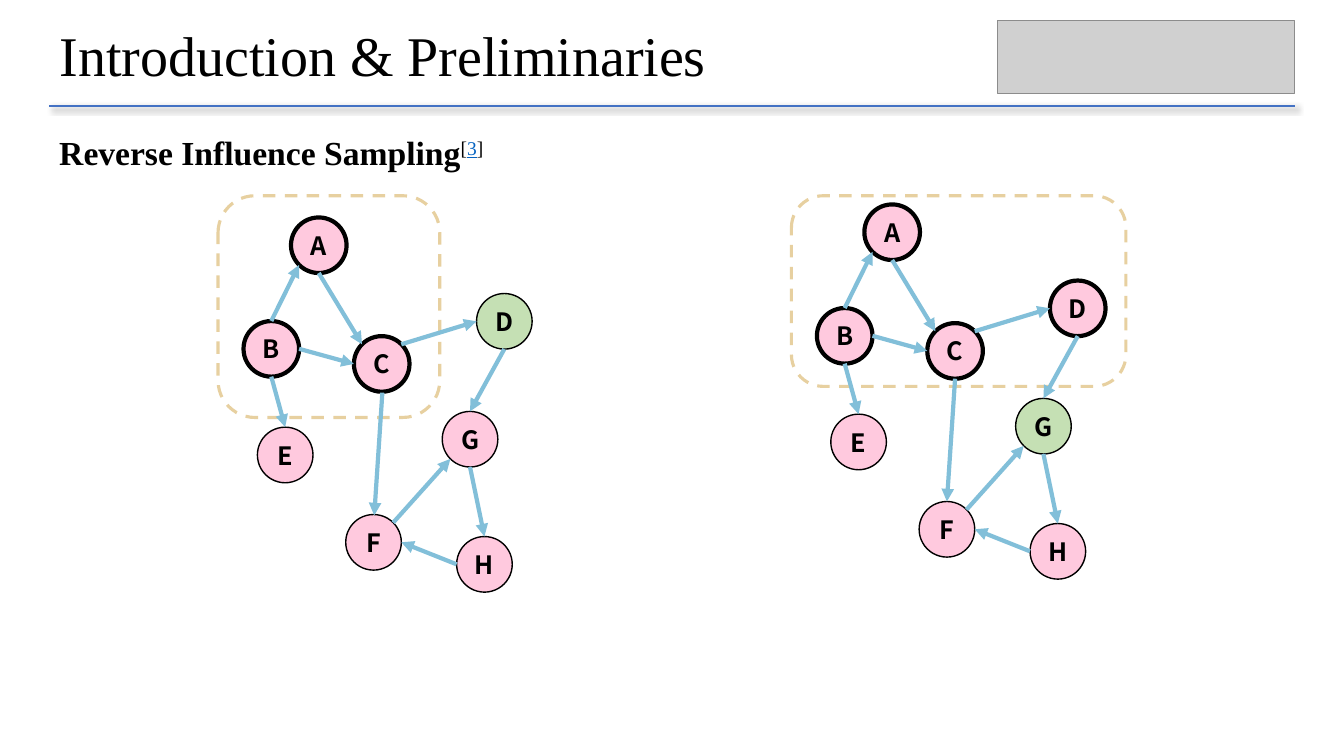
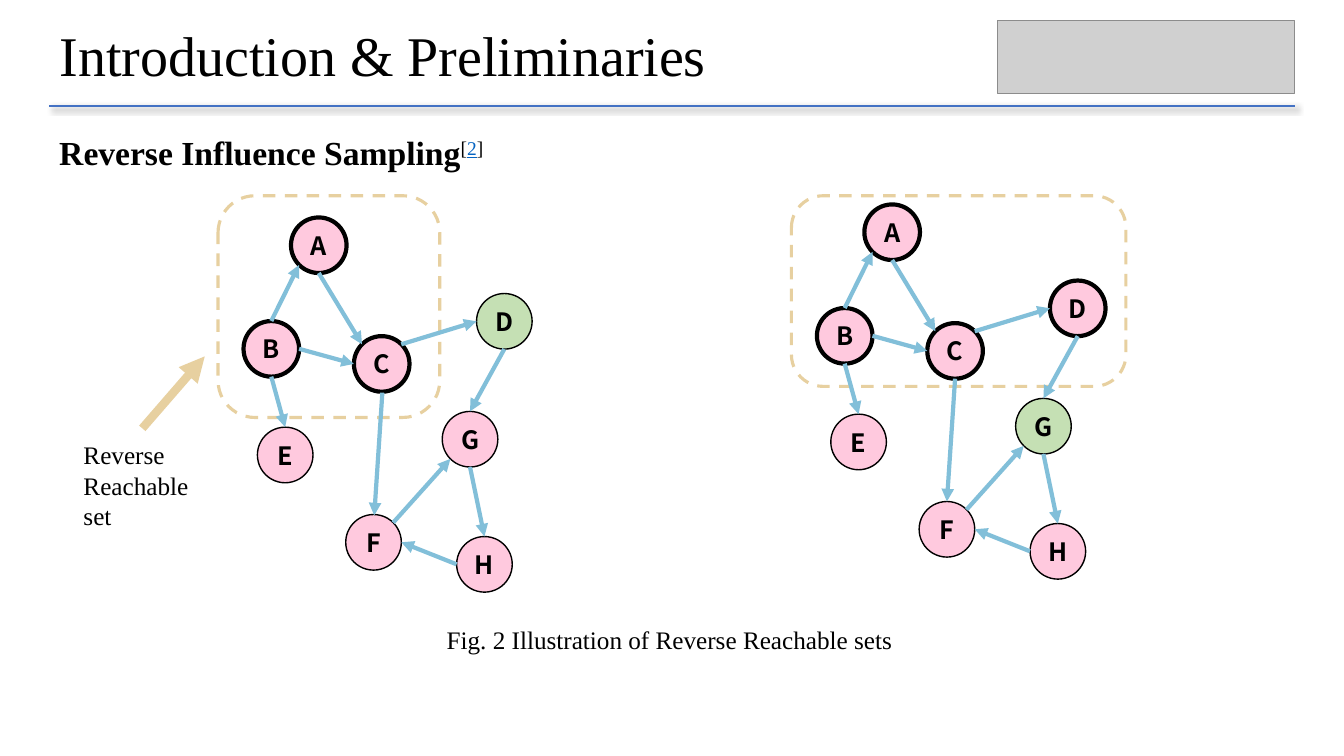
Before and after one commit to chenxlong3/DSAA5002_project, a slide deck: slide 3 of presentation/sketch_IM.pptx. Drawn at 1344x756 pixels with LibreOffice and Linux fonts; fonts in the diff are those of the drawing; grey boxes stand for pictures. Boxes give left, top, right and bottom in pixels: in the first picture for what was removed or moved away, otherwise in the second. Text is boxed around its words. In the diff, an @@ line names an element or a change of style, - is before the commit and + after.

```diff
--- a/presentation/sketch_IM.pptx
+++ b/presentation/sketch_IM.pptx
@@ text at [59,141,484,172]: text changed @@
-Reverse Influence Sampling[3]
+Reverse Influence Sampling[2]
@@ arrow added from (142, 429) to (205, 357), #E7D0A0 6 pt @@
@@ text added at [83,447,188,526], 18 pt, text #000000 @@
+Reverse
+Reachable
+set
@@ text added at [447,631,892,655], 18 pt, text #000000 @@
+Fig. 2 Illustration of Reverse Reachable sets
```
Also in this commit, not shown: 7 other slides changed, 1 slide added, 14 other files.
